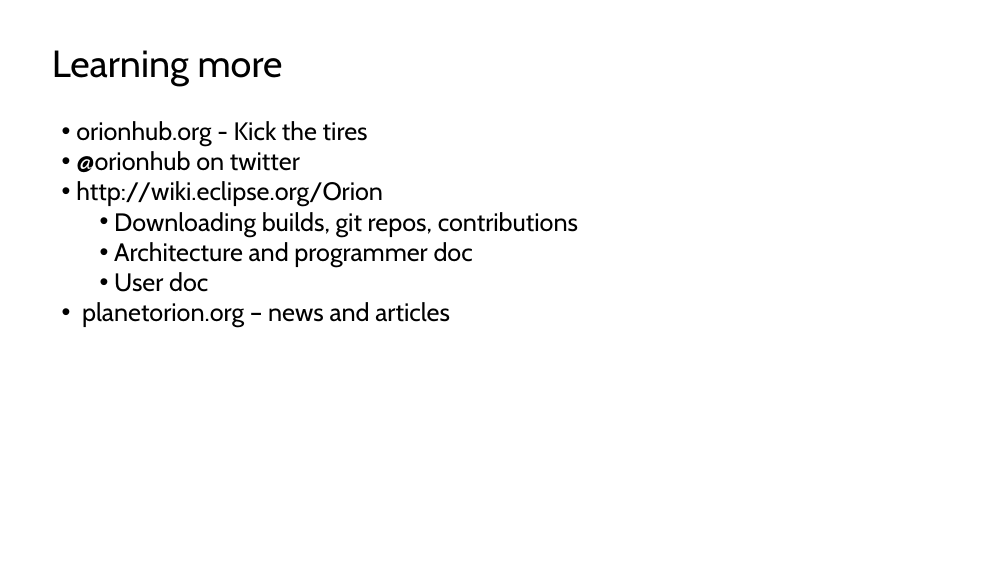
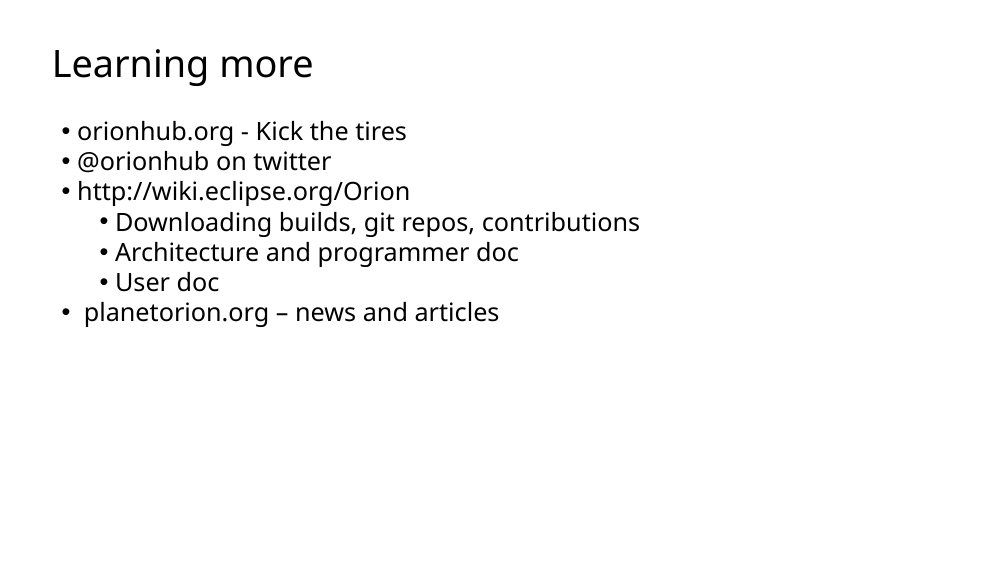
Before and after one commit to sfmccourt/oscon, a slide deck: slide 10 of osconorion.odp. Drawn at 1008x567 pixels with LibreOffice and Linux fonts; fonts in the diff are those of the drawing; background and template pictures are left out. Boxes give left, top, right and bottom in pixels: in the first picture for what was removed or moved away, otherwise in the second. Text is boxed around its words. In the diff, an @@ line names an element or a change of style, - is before the commit and + after.

Commit message:
update font and add themebuilder screenshot

```diff
--- a/osconorion.odp
+++ b/osconorion.odp
@@ text "Learning more" at [52, 49, 640, 327]: font Cabin to Noto Sans @@
```
Also in this commit, not shown: 9 other slides changed.
